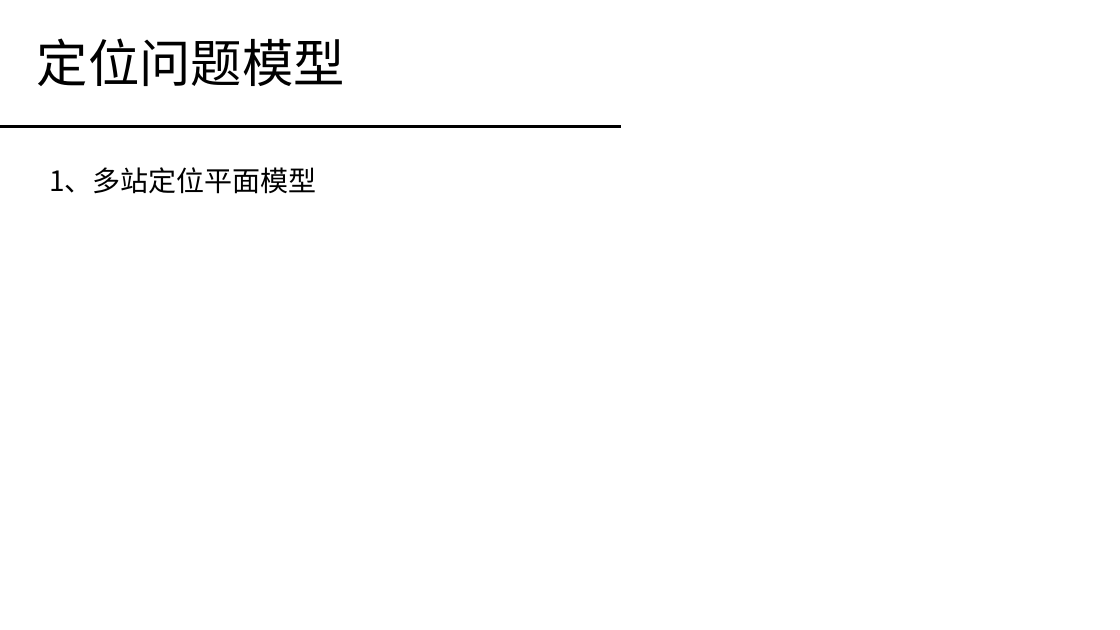
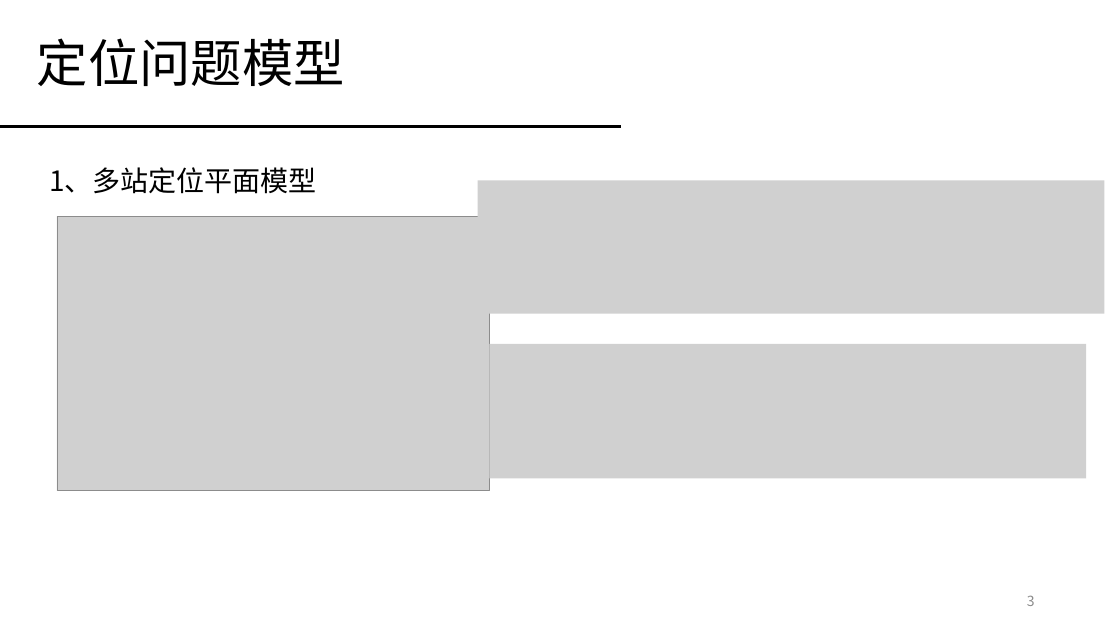
Before and after one commit to PengRui1995/-, a slide deck: slide 3 of 报告记录/阶段汇报2019-10-29 - 彭锐.pptx. Drawn at 1120x630 pixels with LibreOffice and Linux fonts; fonts in the diff are those of the drawing; grey boxes stand for pictures. Boxes give left, top, right and bottom in pixels: in the first picture for what was removed or moved away, otherwise in the second. Text is boxed around its words. In the diff, an @@ line names an element or a change of style, - is before the commit and + after.

```diff
--- a/报告记录/阶段汇报2019-10-29 - 彭锐.pptx
+++ b/报告记录/阶段汇报2019-10-29 - 彭锐.pptx
@@ picture added at (x1=478, y1=181, x2=1105, y2=314) @@
@@ picture added at (x1=57, y1=216, x2=490, y2=491) @@
@@ picture added at (x1=490, y1=344, x2=1086, y2=478) @@
@@ page number added at (x1=1027, y1=595, x2=1035, y2=606), 12 pt, text #8C8C8C @@
+3
```
Also in this commit, not shown: 3 other slides changed, 18 slides added, 2 slides removed, 4 other files.
